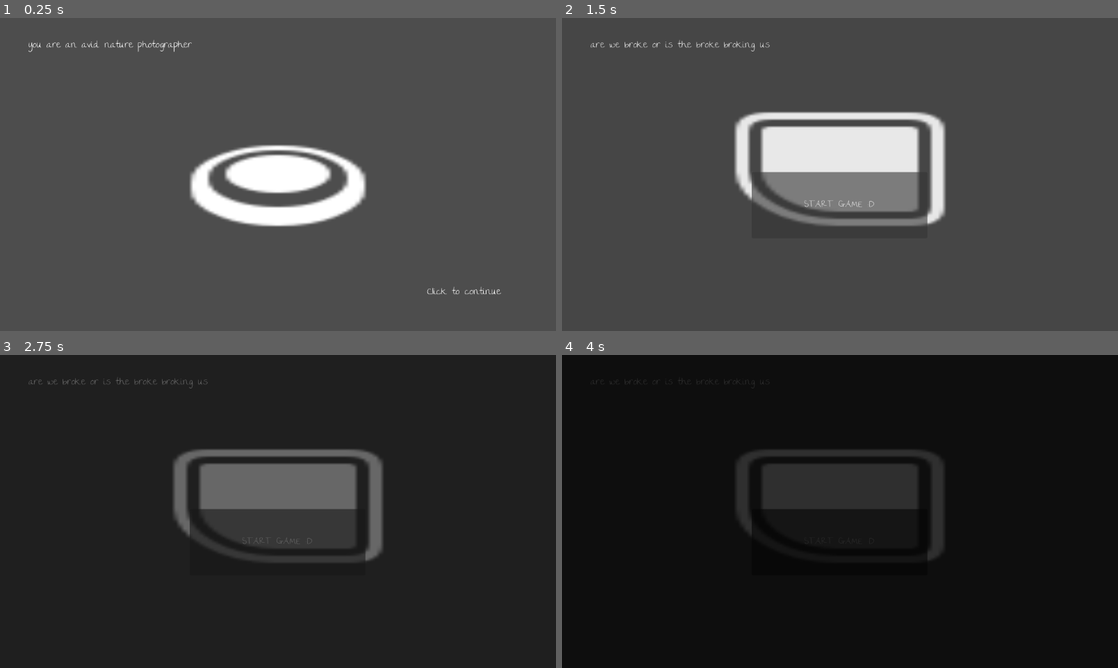
Above: before the commit, frames 1-4 (two rows, left to right).
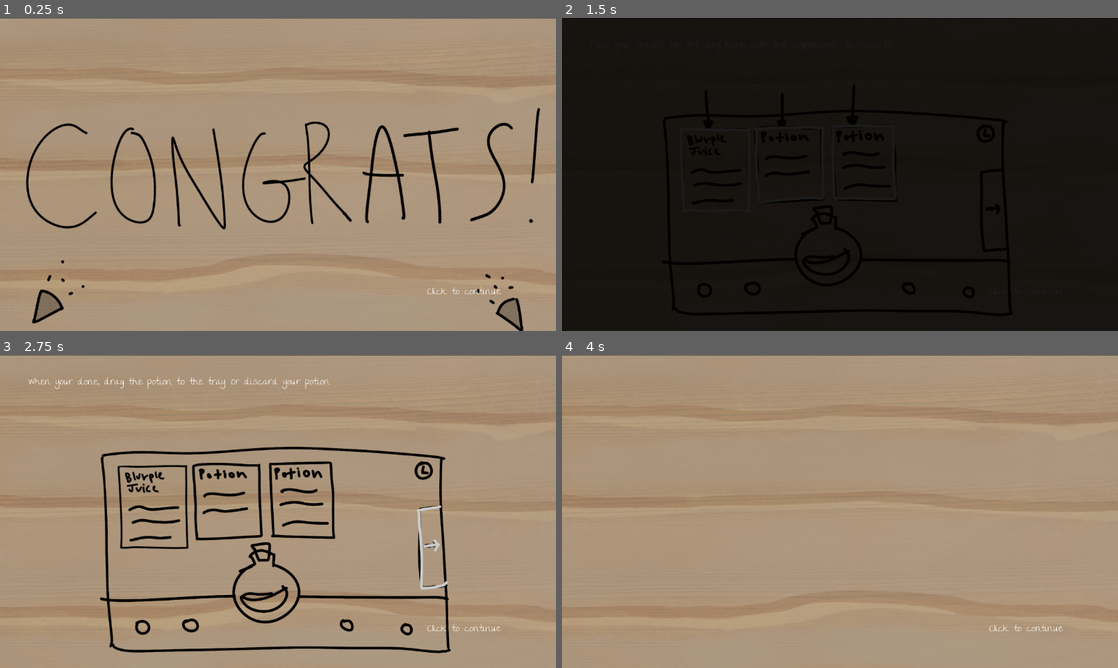
Above: after the commit, the same moments.

Repository: andreaTheCoder/MiniJam207Primal
Game: Godot game, scene res://scenes/cutscene_tutorial.tscn
Same seed, same stepped clock (60 frames per second), same inputs: the game is played once before the commit and once after it. This scene is started directly instead of the project's main scene.
Inputs (mouse positions are in pixels of both pictures, inside the frame that each line leads up to):
- Up to frame 1 (0.25 s): no input
- Up to frame 2 (1.5 s): tap Enter (ui_accept) at 0.5, 0.77 s; move the mouse to (962, 158) at 0.52 s; press the mouse at (962, 158) at 0.53 s; release the mouse at (962, 158) at 1.25 s; click (840, 205) at 1.25 s, where only the run before the commit has a clickable "START GAME :D"
- Up to frame 3 (2.75 s): click (278, 542) at 2 s, where only the run before the commit has a clickable "START GAME :D"
- Up to frame 4 (4 s): click (840, 542) at 2.75 s, where only the run before the commit has a clickable "START GAME :D"; tap Enter (ui_accept) at 3.5, 3.77 s; move the mouse to (728, 527) at 3.52 s; click (728, 527) at 3.6 s

The runs differ from the first frame. In frame 1, 100% of the frame differs, in the area x 0-100%, y 0-100%; in frame 2, 100%; in frame 3, 99%; in frame 4, 100%.
Error before the commit: Invalid access to property or key 'GAME' on a base object of type 'Node (global.gd)'. (res://scripts/tutorial.gd:63)

Commit message:
basic tutorial

Diff:
--- a/scenes/cutscene_tutorial.tscn
+++ b/scenes/cutscene_tutorial.tscn
@@ -2,6 +2,7 @@
 
 [ext_resource type="Script" uid="uid://dl6fsltd4e43y" path="res://scripts/tutorial.gd" id="1_a6fc2"]
 [ext_resource type="PackedScene" uid="uid://c16xa3e3pvs63" path="res://scenes/fade.tscn" id="2_a6fc2"]
+[ext_resource type="Texture2D" uid="uid://db0m4ahsktrut" path="res://art/tutorial/1.PNG" id="3_4lcpb"]
 
 [node name="CutsceneTutorial" type="Node2D" unique_id=965549165]
 script = ExtResource("1_a6fc2")
@@ -12,8 +13,9 @@
 [node name="CanvasLayer" type="CanvasLayer" parent="." unique_id=1232120192]
 
 [node name="TutorialImage" type="Sprite2D" parent="CanvasLayer" unique_id=1665876256]
-position = Vector2(576, 313)
-scale = Vector2(9, 4.890625)
+position = Vector2(584.5556, 331.875)
+scale = Vector2(0.61319435, 0.61319435)
+texture = ExtResource("3_4lcpb")
 
 [node name="TutorialLabel" type="RichTextLabel" parent="CanvasLayer" unique_id=1700390402]
 offset_left = 59.0
--- a/scripts/tutorial.gd
+++ b/scripts/tutorial.gd
@@ -11,16 +11,36 @@
 
 var tutorial_data : Array = [
 	{
-		"text":"you are an avid nature photographer",
-		"image_path":"res://stock/input-prompts/Controller Icons/generic_button.svg"
+		"text":"",
+		"image_path":"res://art/tutorial/1.PNG"
 	},
 	{
-		"text":"too bad you are BROKE!!!",
-		"image_path":"res://stock/input-prompts/Controller Icons/generic_button_circle.svg"
+		"text":"You are starting the very first potion store ever!",
+		"image_path":"res://art/tutorial/2.PNG"
 	},
 	{
-		"text":"are we broke or is the broke broking us",
-		"image_path":"res://stock/input-prompts/Controller Icons/generic_button_trigger_a_fill.svg"
+		"text":"It's up to you to show the world how awesome potions are",
+		"image_path":"res://art/tutorial/3.PNG"
+	},
+	{
+		"text":"Find your orders for the day here, with the ingredients to make it",
+		"image_path":"res://art/tutorial/4.PNG"
+	},
+	{
+		"text":"Drag the ingridients to the potion to add them in",
+		"image_path":"res://art/tutorial/5.PNG"
+	},
+	{
+		"text":"When your done, drag the potion to the tray. Or discard your potion",
+		"image_path":"res://art/tutorial/6.PNG"
+	},
+	{
+		"text":"Try to complete your orders by the end of the day! Time is ticking.",
+		"image_path":"res://art/tutorial/7.PNG"
+	},
+	{
+		"text":"",
+		"image_path":"res://art/tutorial/8.PNG"
 	},
 ]
 func _ready() -> void:
Binary file added: art/tutorial/1.PNG
Not shown, added: art/tutorial/1.PNG.import
Binary file added: art/tutorial/2.PNG
Not shown, added: art/tutorial/2.PNG.import
Binary file added: art/tutorial/3.PNG
Not shown, added: art/tutorial/3.PNG.import
Binary file added: art/tutorial/4.PNG
Not shown, added: art/tutorial/4.PNG.import
Binary file added: art/tutorial/5.PNG
Not shown, added: art/tutorial/5.PNG.import
Binary file added: art/tutorial/6.PNG
Not shown, added: art/tutorial/6.PNG.import
(and 4 more such lines)
